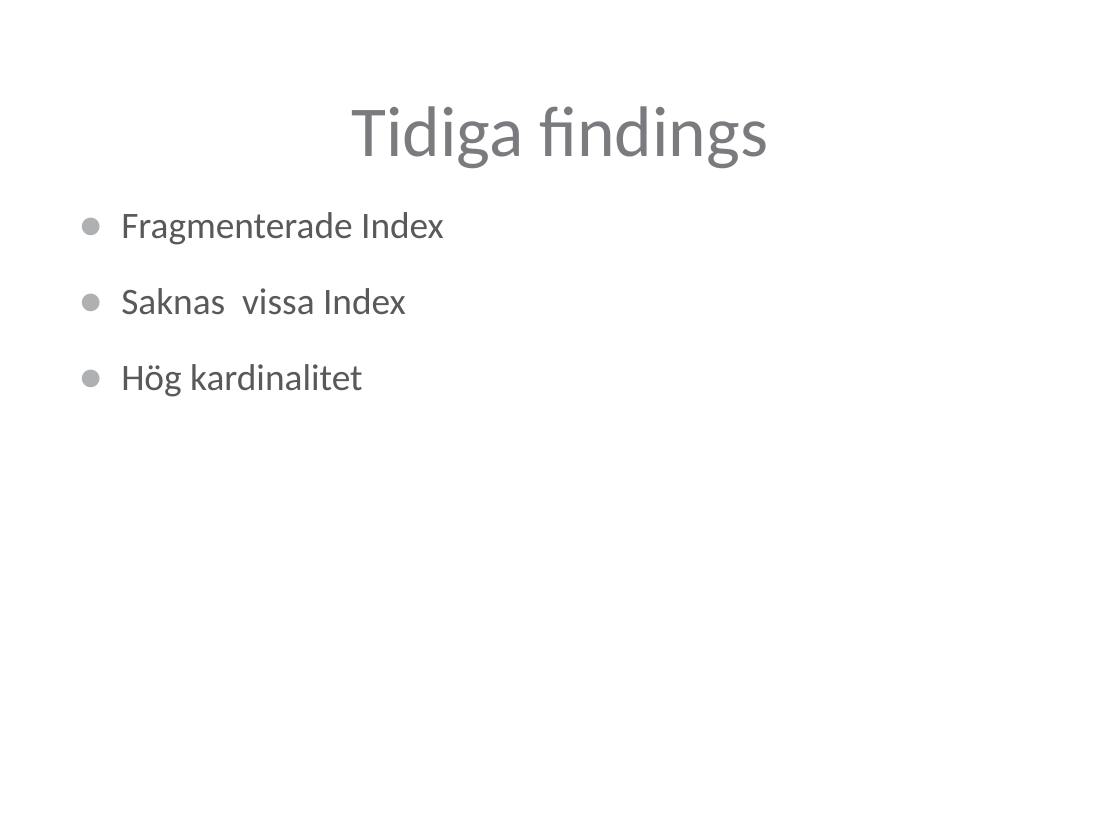
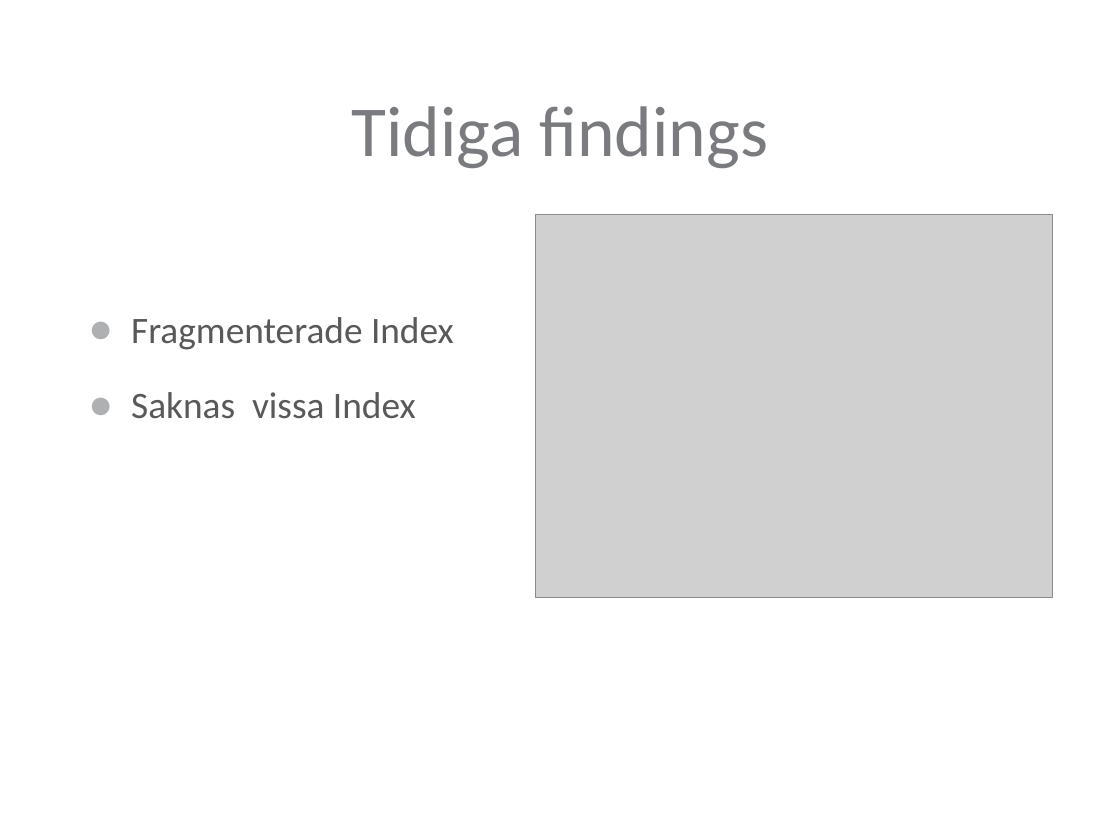
Before and after one commit to Maxenboy/Master-Thesis, a slide deck: slide 14 of Presentation/PresentationLTH.pptx. Drawn at 1120x840 pixels with LibreOffice and Linux fonts; fonts in the diff are those of the drawing; grey boxes stand for pictures; background and template pictures are left out. Boxes give left, top, right and bottom in pixels: in the first picture for what was removed or moved away, otherwise in the second. Text is boxed around its words. In the diff, an @@ line names an element or a change of style, - is before the commit and + after.

```diff
--- a/Presentation/PresentationLTH.pptx
+++ b/Presentation/PresentationLTH.pptx
@@ picture added at <box>535,214,1053,597</box> @@
@@ text "Fragmenterade Index": place and size @@
-text "Fragmenterade Index" at <box>121,212,444,397</box>
+text "Fragmenterade Index" at <box>131,317,454,419</box>
@@ text at <box>121,364,362,397</box>: paragraph removed @@
-● Hög kardinalitet
```
Also in this commit, not shown: 4 other slides changed, 1 slide removed, 2 other files.
